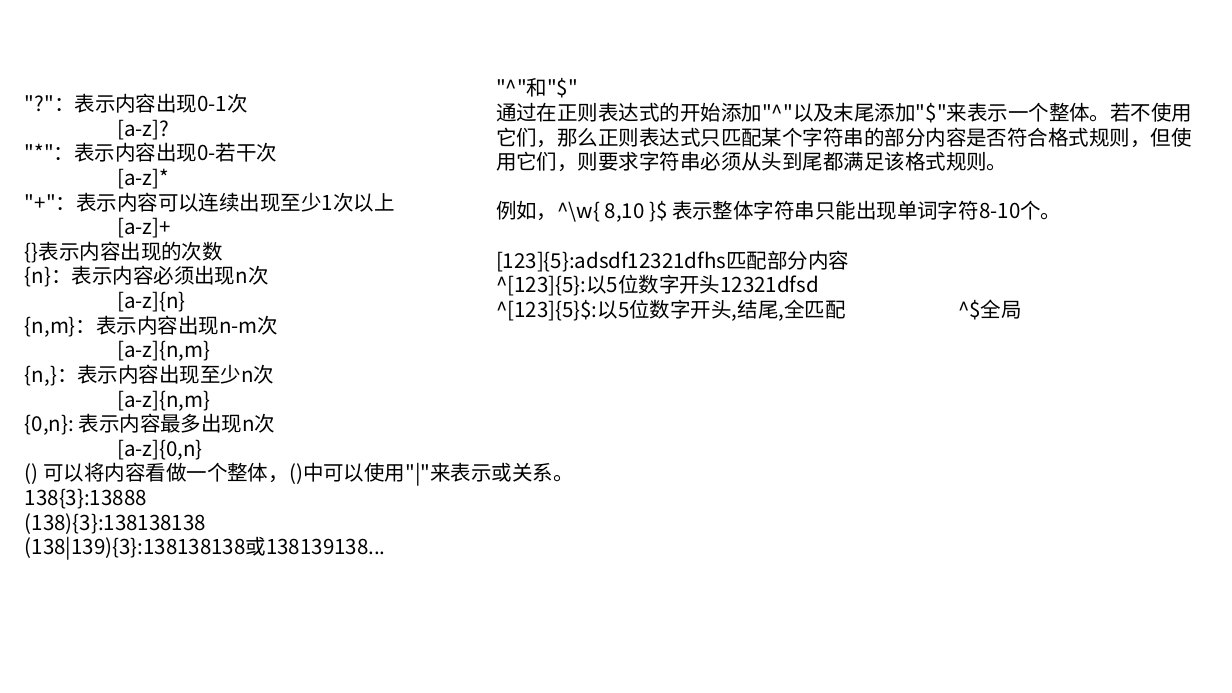
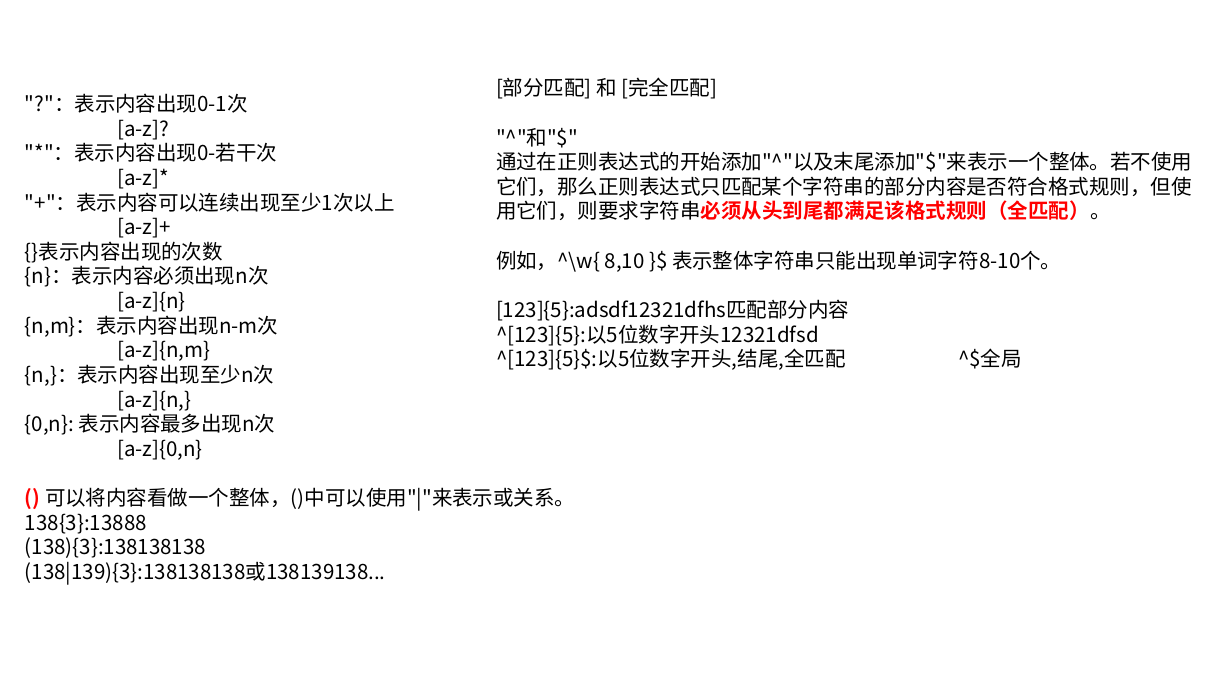
Before and after one commit to linkknown/PPT, a slide deck: slide 5 of 基础PPT/第12章：Java正则简介.pptx (slide 4 before the commit). Drawn at 1232x693 pixels with LibreOffice and Linux fonts; fonts in the diff are those of the drawing; background and template pictures are left out. Boxes give left, top, right and bottom in pixels: in the first picture for what was removed or moved away, otherwise in the second. Text is boxed around its words. In the diff, an @@ line names an element or a change of style, - is before the commit and + after.

```diff
--- a/基础PPT/第12章：Java正则简介.pptx
+++ b/基础PPT/第12章：Java正则简介.pptx
@@ text at <box>496,77,717,99</box>: paragraph added @@
+[部分匹配] 和 [完全匹配]
@@ text at <box>496,151,1192,220</box>: text changed @@
-通过在正则表达式的开始添加"^"以及末尾添加"$"来表示一个整体。若不使用它们，那么正则表达式只匹配某个字符串的部分内容是否符合格式规则，但使用它们，则要求字符串必须从头到尾都满足该格式规则。
+通过在正则表达式的开始添加"^"以及末尾添加"$"来表示一个整体。若不使用它们，那么正则表达式只匹配某个字符串的部分内容是否符合格式规则，但使用它们，则要求字符串必须从头到尾都满足该格式规则（全匹配）。
@@ text at <box>117,390,191,411</box>: text changed @@
-[a-z]{n,m}
+[a-z]{n,}
@@ text at <box>45,487,575,511</box>: text colour #000000 to #FF0000, bold on in "()" @@
```
Also in this commit, not shown: 2 other slides changed, 1 slide added, 4 other files.
